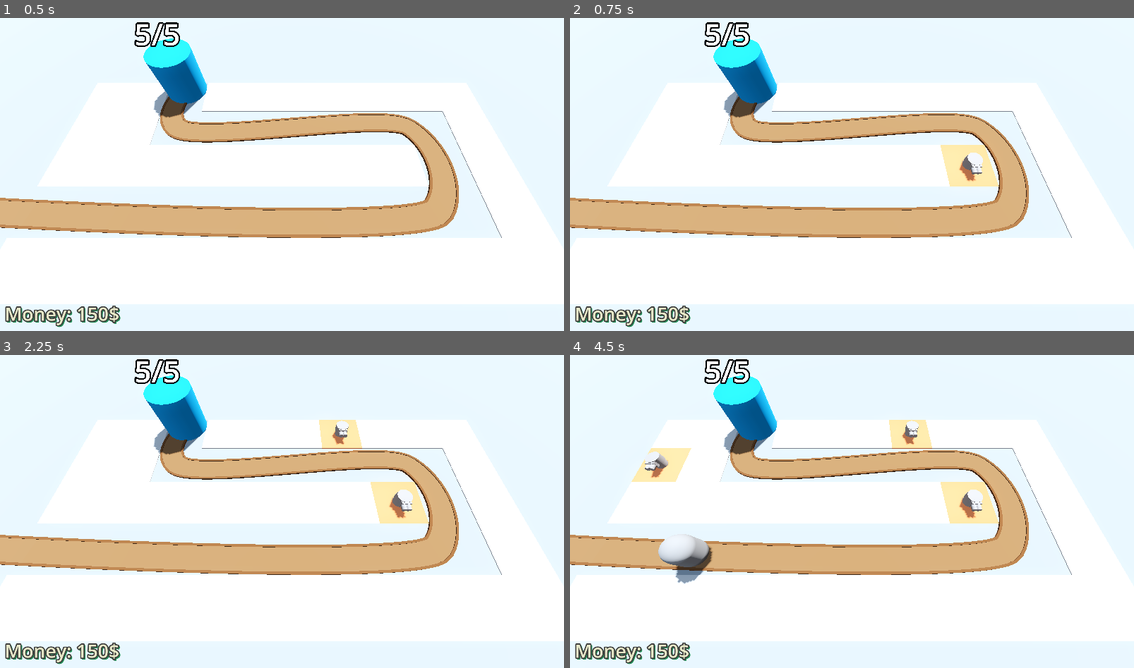
Above: before the commit, frames 1-4 (two rows, left to right).
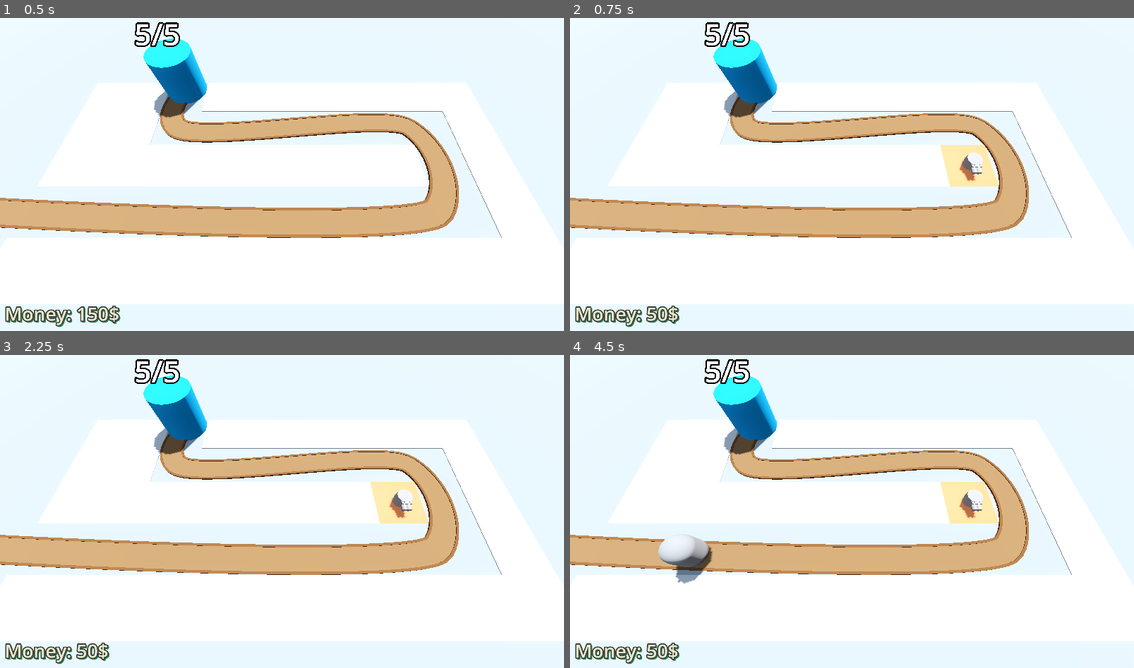
Above: after the commit, the same moments.

Repository: Assasquid/barbarian_blaster
Game: Godot game, scene res://Scenes/base_level.tscn
The game is run twice, just before and just after one commit, with the same random seed, the same clock (stepped at 60 frames per second) and the same inputs.
Inputs (mouse positions are in pixels of both pictures, inside the frame that each line leads up to):
- Up to frame 1 (0.5 s): no input
- Up to frame 2 (0.75 s): tap Enter at 0.5 s; move the mouse to (976, 155) at 0.52 s; press the mouse at (976, 155) at 0.53 s
- Up to frame 3 (2.25 s): tap Space at 1.25 s; move the mouse to (169, 524) at 1.27 s; release the mouse at (169, 524) at 1.28 s; click (169, 524) at 1.35 s; tap Enter at 2 s; move the mouse to (338, 439) at 2.02 s; press the mouse at (338, 439) at 2.03 s
- Up to frame 4 (4.5 s): move the mouse to (823, 574) at 2.77 s; release the mouse at (823, 574) at 2.78 s; click (823, 574) at 2.85 s; move the mouse to (1021, 558) at 3.52 s; press the mouse at (1021, 558) at 3.53 s; move the mouse to (682, 461) at 4.27 s; release the mouse at (682, 461) at 4.28 s; click (682, 461) at 4.35 s

Frame 1 is identical in both runs. In frame 2, 0.3% of the frame differs, in the area x 13-22%, y 91-98%; in frame 3, 0.9%; in frame 4, 1.6%, in the area x 10-65%, y 20-98%.

Commit message:
Add earning and spending gold feature.

Diff:
--- a/Scenes/base_level.tscn
+++ b/Scenes/base_level.tscn
@@ -136,7 +136,7 @@
 turret = ExtResource("6_jg5wx")
 enemy_path = NodePath("../EnemyPath")
 
-[node name="Bank" type="MarginContainer" parent="."]
+[node name="Bank" type="MarginContainer" parent="." groups=["bank"]]
 anchors_preset = 15
 anchor_right = 1.0
 anchor_bottom = 1.0
--- a/Scripts/EnemyPath.gd
+++ b/Scripts/EnemyPath.gd
@@ -2,7 +2,7 @@
 
 @export var enemy_scene: PackedScene
 @export var timer_min := 1.6
-@export var timer_max := 3.1
+@export var timer_max := 2.8
 
 @onready var timer: Timer = $Timer
 
--- a/Scripts/enemy.gd
+++ b/Scripts/enemy.gd
@@ -1,9 +1,11 @@
 extends PathFollow3D
 
 @export var speed: float = 5.1
-@export var max_health := 50
+@export var max_health := 30
+@export var enemy_gold_reward := 15
 
 @onready var base: Node3D = get_tree().get_first_node_in_group("base")
+@onready var bank = get_tree().get_first_node_in_group("bank")
 @onready var animation_player: AnimationPlayer = $AnimationPlayer
 
 
@@ -14,6 +16,7 @@
 		current_health = new_value
 
 		if current_health < 1:
+			bank.money += enemy_gold_reward
 			queue_free()
 
 
--- a/Scripts/ray_picker_camera.gd
+++ b/Scripts/ray_picker_camera.gd
@@ -3,8 +3,10 @@
 @export var clickable_range: float = 100.0
 @export var gridmap: GridMap
 @export var turret_manager: Node3D
+@export var turret_cost := 100
 
 @onready var ray_cast_3d: RayCast3D = $RayCast3D
+@onready var bank = get_tree().get_first_node_in_group("bank")
 
 
 func _process(delta: float) -> void:
@@ -13,16 +15,20 @@
 	ray_cast_3d.force_raycast_update()
 
 	if ray_cast_3d.is_colliding():
-		Input.set_default_cursor_shape(Input.CURSOR_POINTING_HAND)
-		var collider = ray_cast_3d.get_collider()
-		if collider is GridMap:
-			if Input.is_action_pressed("click"):
-				var collision_point = ray_cast_3d.get_collision_point()
-				var cell = gridmap.local_to_map(collision_point)
-				if gridmap.get_cell_item(cell) == 0:
-					gridmap.set_cell_item(cell, 1)
-					var tile_position = gridmap.map_to_local(cell)
-					turret_manager.build_turret(tile_position)
+		if bank.money >= turret_cost:
+			Input.set_default_cursor_shape(Input.CURSOR_POINTING_HAND)
+			var collider = ray_cast_3d.get_collider()
+			if collider is GridMap:
+				if Input.is_action_pressed("click"):
+					var collision_point = ray_cast_3d.get_collision_point()
+					var cell = gridmap.local_to_map(collision_point)
+					if gridmap.get_cell_item(cell) == 0:
+						gridmap.set_cell_item(cell, 1)
+						var tile_position = gridmap.map_to_local(cell)
+						turret_manager.build_turret(tile_position)
+						bank.money -= turret_cost
+		else:
+			Input.set_default_cursor_shape(Input.CURSOR_ARROW)
 	else:
 		Input.set_default_cursor_shape(Input.CURSOR_ARROW)
 
Not shown: 4 places in MeshLibraries/space_library.tres that only renumber resources
